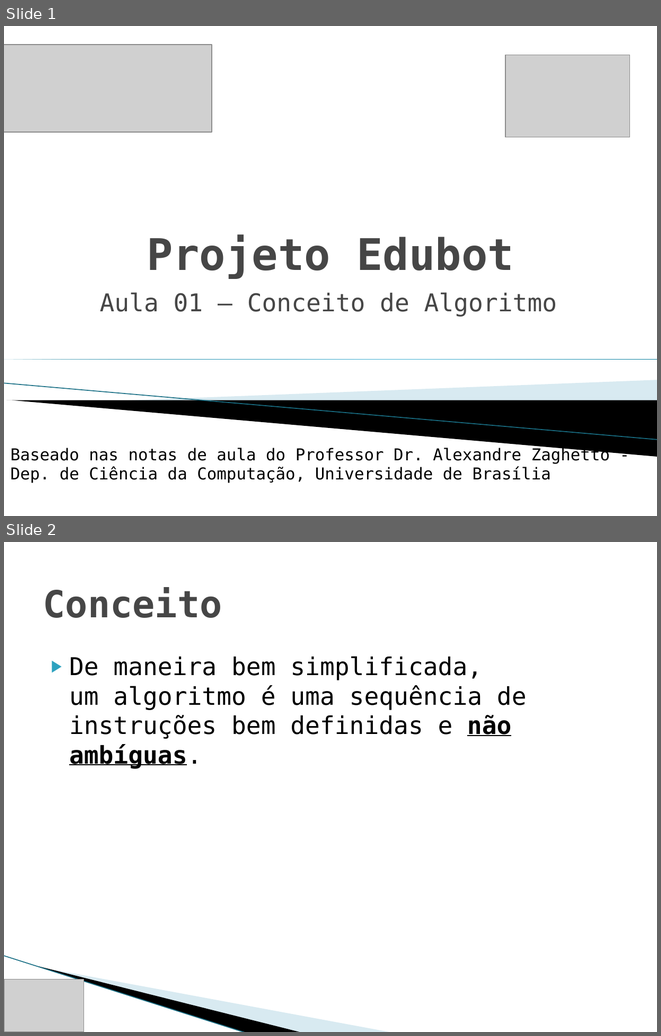
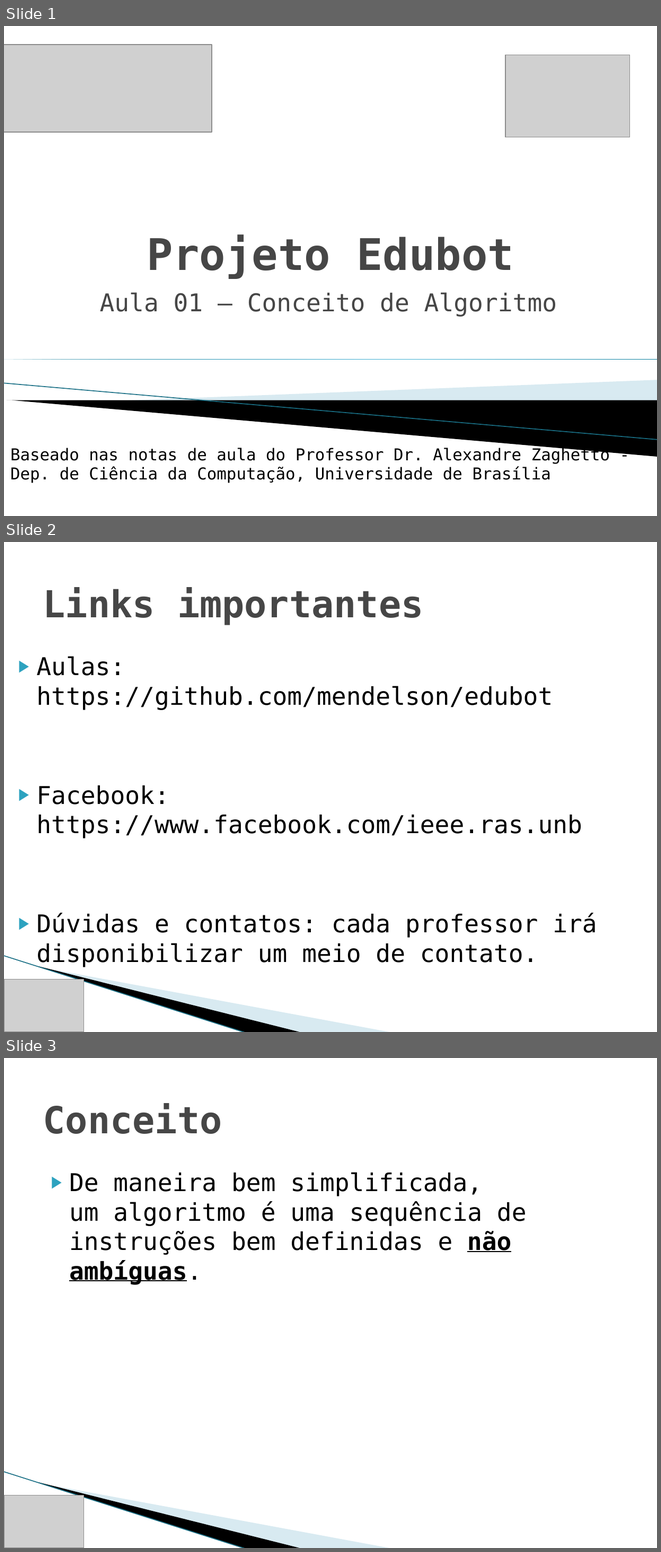
Before and after one commit to IEEE-RAS-UnB/edubot, a slide deck: Aula 01/Aula 01.pptx. Shown one above the other, each under a label of ours: slides 1 and 2 before the commit, slides 1, 2 and 3 after it. The pictures are 661x1036 and 661x1552 pixels, drawn with LibreOffice and Linux fonts; fonts in the diff are those of the drawing; grey boxes stand for pictures; background and template pictures are left out. Boxes give left, top, right and bottom in pixels: in the first picture for what was removed or moved away, otherwise in the second. Text is boxed around its words. In the diff, an @@ line names an element or a change of style, - is before the commit and + after.

Commit message:
Added IEEE Day 2014 presentations and Facebook link to all classes

```diff
--- a/Aula 01/Aula 01.pptx
+++ b/Aula 01/Aula 01.pptx
@@ slide 2 added at (4, 542, 657, 1032), background #FFFFFF; not listed: 3 template elements that a slide beside it also shows @@
@@ title added at (43, 587, 423, 625), 41 pt, text #464646, bold @@
+Links importantes
@@ text added at (36, 656, 597, 967), 27 pt, text #000000 @@
+▶ Aulas: https://github.com/mendelson/edubot
+▶ Facebook: https://www.facebook.com/ieee.ras.unb
+▶ Dúvidas e contatos: cada professor irá disponibilizar um meio de contato.
@@ picture added at (4, 979, 84, 1032) @@
@@ what was slide 2 is now slide 3 @@
```
Also in this commit, not shown: 11 other files.
